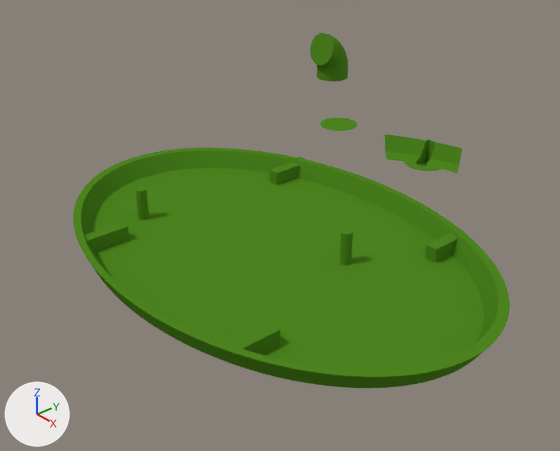
What one commit did to the Blender file models/turtle-01/turtle.blend.
One viewpoint serves both versions: a 50 mm camera at (0.092, -0.142, 0.096) aimed at (-0.072, 0.0, -0.02). The lights are fixed; the arrows at lower left show +X, +Y and +Z.

The first picture shows 'Turtle'.
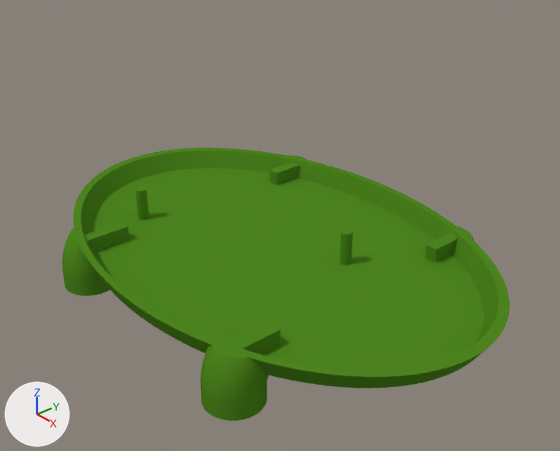
Commit message: Add the foots

Boxes [x1, y1, x2, y2] around the edits, measured in the pictures (560 x 451 px):
```json
{"object": "Turtle", "change": "reshaped", "before": [73, 33, 510, 388], "after": [72, 148, 510, 388], "on screen": "32% shorter"}
{"object": "Foot 4", "change": "added", "after": [200, 345, 269, 421], "on screen": "green"}
{"object": "Foot 3", "change": "added", "after": [62, 228, 110, 296], "on screen": "green"}
{"part": 1, "of": "me_turtle", "change": "deleted", "before": [310, 33, 348, 81], "on screen": "green"}
{"part": 2, "of": "me_turtle", "change": "deleted", "before": [385, 134, 462, 173], "on screen": "green"}
{"part": 3, "of": "me_turtle", "change": "deleted", "before": [320, 117, 358, 131]}
{"part": 4, "of": "me_turtle", "change": "built on", "before": [74, 176, 469, 368], "after": [72, 176, 469, 358]}
```

Edits to the scene script, one JSON object a line:
```json
{"op": "add", "block": "mat_green_001", "code": ["mat_green_001 = diffuse_material('Green.001')", "mat_green_001.base_color = (0.0776, 0.242, 0.0143)  # green #4f8720"]}
{"block": "me_turtle", "where": "# used by ob_turtle; location = (-0.0427, -0.0284, -0.0068); scale = (1.2, 0.8, 1.0)"}
{"op": "remove", "block": "me_turtle", "code": "me_turtle.from_pydata(...)  # 1451 vertices, 1233 faces, 1 loose edge; spans x -0.098..0.055, y -0.055..0.172, z -0.005..0.016"}
{"op": "add", "block": "me_turtle", "code": "me_turtle.from_pydata(...)  # 636 vertices, 590 faces, 3 loose edges; spans x -0.055..0.055, y -0.055..0.055, z -0.001..0.01"}
{"block": "me_turtle", "change": "me_turtle part 1: the loose piece of 700 vertices spanning x -0.098..-0.086, y 0.152..0.172, z -0.005..0.016 is deleted"}
{"block": "me_turtle", "change": "me_turtle part 2: the loose piece of 80 vertices spanning x -0.023..-0.001, y 0.089..0.107, z -0.001..0.006 is deleted"}
{"block": "me_turtle", "change": "me_turtle part 3: the loose piece of 50 vertices spanning x -0.054..-0.042, y 0.094..0.112, z -0.001 is deleted"}
{"block": "me_turtle", "change": "me_turtle part 4"}
{"block": "me_turtle", "change": "6 vertices are removed from x -0.026..0.026, y -0.048..0.048, z 0.001..0.006"}
{"block": "me_turtle", "change": "22 faces are deleted"}
{"block": "me_turtle", "change": "21 vertices are added at x -0.027..0.027, y -0.049..0.049, z -0.001..0.006"}
{"block": "me_turtle", "change": "2 loose edges are added"}
{"block": "me_turtle", "change": "52 new faces join them"}
{"op": "add", "block": "me_turtle_003", "code": ["me_turtle_003 = bpy.data.meshes.new('Turtle.003')", "me_turtle_003.from_pydata(...)  # 547 vertices, 481 faces; spans x -0.0058..0.0058, y -0.0099..0.0101, z -0.0104..0.0038", "me_turtle_003.materials.append(mat_green_001)  # green #4f8720"]}
{"op": "add", "block": "me_turtle_004", "code": ["me_turtle_004 = bpy.data.meshes.new('Turtle.004')", "me_turtle_004.from_pydata(...)  # 547 vertices, 481 faces; spans x -0.0058..0.0058, y -0.0099..0.0101, z -0.0104..0.0038", "me_turtle_004.materials.append(mat_green_001)  # green #4f8720"]}
{"op": "add", "block": "ob_foot_3", "code": ["ob_foot_3 = bpy.data.objects.new('Foot 3', me_turtle_003)", "ob_foot_3.parent = ob_turtle", "ob_foot_3.matrix_parent_inverse = Matrix(((0.833, 0.0, 0.0, 0.0356), (0.0, 1.25, 0.0, 0.0355), (0.0, 0.0, 1.0, 0.00683), (0.0, 0.0, 0.0, 1.0)))", "ob_foot_3.location = (-0.0734, -0.0638, -0.00464)", "ob_foot_3.rotation_euler = (0.0, 0.0, 3.142)  # degrees (0, 0, 180)", "ob_foot_3.scale = (1.2, 0.8, 1.0)"]}
{"op": "add", "block": "ob_foot_4", "code": ["ob_foot_4 = bpy.data.objects.new('Foot 4', me_turtle_004)", "ob_foot_4.parent = ob_turtle", "ob_foot_4.matrix_parent_inverse = Matrix(((0.833, 0.0, 0.0, 0.0356), (0.0, 1.25, 0.0, 0.0355), (0.0, 0.0, 1.0, 0.00683), (0.0, 0.0, 0.0, 1.0)))", "ob_foot_4.location = (-0.0119, -0.0638, -0.00464)", "ob_foot_4.rotation_euler = (0.0, 0.0, 3.142)  # degrees (0, 0, 180)", "ob_foot_4.scale = (1.2, 0.8, 1.0)"]}
```
